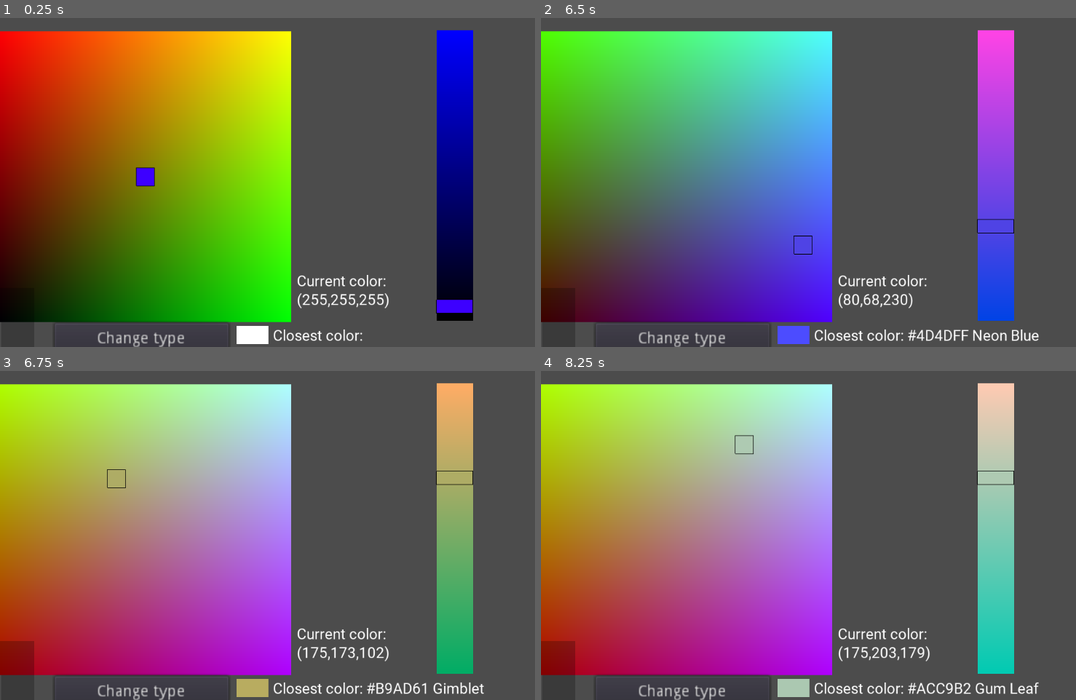
Above: before the commit, frames 1-4 (two rows, left to right).
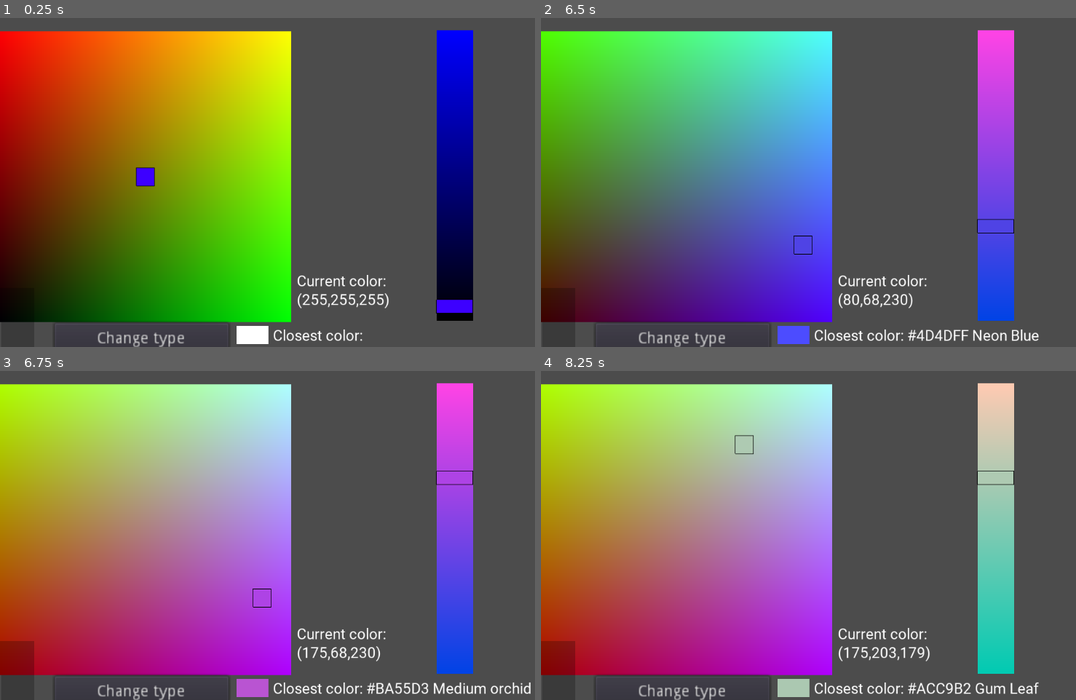
Above: after the commit, the same moments.

Repository: AntonBogun/Fancy-Color-Picker
Game: Godot game, scene res://Bruh.tscn
Same seed, same stepped clock (60 frames per second), same inputs: the game is played once before the commit and once after it. The engine's default icon, where the game draws it, is replaced by a stand-in: a white triangle on a blue panel in a dark square.
Inputs (mouse positions are in pixels of both pictures, inside the frame that each line leads up to):
- Up to frame 1 (0.25 s): no input
- Up to frame 2 (6.5 s): click "Change type" at 0.5 s; click "Change type" at 1.25 s; click "Change type" at 2 s; tap Enter at 2.75, 4.25, 5.75 s; move the mouse to (958, 159) at 2.77 s; press the mouse at (958, 159) at 2.78 s; tap Space at 3.5, 5 s; move the mouse to (717, 192) at 3.52 s; release the mouse at (717, 192) at 3.53 s; click (717, 192) at 3.6 s; move the mouse to (888, 100) at 4.27 s; press the mouse at (888, 100) at 4.28 s; move the mouse to (803, 245) at 5.02 s; release the mouse at (803, 245) at 5.03 s; click (803, 245) at 5.1 s; move the mouse to (1006, 228) at 5.77 s; press the mouse at (1006, 228) at 5.78 s
- Up to frame 3 (6.75 s): tap Space at 6.5 s; move the mouse to (117, 479) at 6.52 s; release the mouse at (117, 479) at 6.53 s; click (117, 479) at 6.6 s
- Up to frame 4 (8.25 s): move the mouse to (862, 528) at 7.27 s; press the mouse at (862, 528) at 7.28 s; move the mouse to (744, 443) at 8.02 s; release the mouse at (744, 443) at 8.03 s; click (744, 443) at 8.1 s

Frames 1-2 are identical in both runs. In frame 3, 7.1% of the frame differs, in the area x 20-100%, y 3-100%; in frame 4, nothing differs.

Commit message:
Old algorithm was too bad

Diff:
--- a/2dcolor.gd
+++ b/2dcolor.gd
@@ -65,7 +65,7 @@
 	var prevname=args[1]
 	#var type = args[2]
 	#colorarray = smh and search for change, then add and shit and yeah
-	var iff=colr.colorclosestsearch(pos.x,pos.y,_slider)==prevname
+	var iff=colr.ColorClosestSearch(pos.x,pos.y,_slider)==prevname
 	var inbox=ifinbox(Vector2(int(pos.x),int(pos.y)),Vector2(),Vector2(255,255))
 	#bruh
 	return inbox and iff
@@ -83,7 +83,7 @@
 var b = 10
 var interntype=0
 var slider=40
-
+var prevmouse=Vector2()
 
 
 func _process(_delta):
@@ -94,20 +94,24 @@
 	#get positions on slider - pointless
 	#var sliderpos1=vertconv($VSlider.rect_position+position,get_viewport_rect().size,1/get_node("..").zoom.x)
 	#var sliderpos2=vertconv($VSlider.rect_size*$VSlider.rect_scale+$VSlider.rect_position++position,get_viewport_rect().size,1/get_node("..").zoom.x)
-	var ok = ifinbox(get_viewport().get_mouse_position(),pos1,pos2)
+
+	#if mouse in box and mouse pos changed
+	var msif = ifinbox(get_viewport().get_mouse_position(),pos1,pos2) and prevmouse!=get_viewport().get_mouse_position()
 	#var ok2 = ifinbox(get_viewport().get_mouse_position(),sliderpos1,sliderpos2)
 
 	#provides shader with viewport info
 	material.set_shader_param("viewport",get_viewport_rect().size)
-	#if change in color
+	#if change in slider
 	var ok2 =(slider!=$VSlider.value)
+
 	slider =$VSlider.value
 	#and with slider info
 	material.set_shader_param("slider",slider)
 
 	#if change detected (run color find algorithm)
-	if((ok or ok2)&&Input.is_action_pressed("mouse_left") or interntype!=type):
+	if((msif or ok2)&&Input.is_action_pressed("mouse_left") or interntype!=type):
 		interntype=type
+		prevmouse=get_viewport().get_mouse_position()
 		#if change in slider - run slider to rgb conversion depending on type
 		if ok2:
 			if type==1:
@@ -116,9 +120,9 @@
 				g=slider
 			if type==0:
 				b=slider
-		elif(ok):
+		elif(msif):
 			#if mouse in box - run position to color conversion
-			mouseraw=(get_viewport().get_mouse_position()-pos1)*get_node("..").zoom.x
+			mouseraw=(prevmouse-pos1)*get_node("..").zoom.x
 			mousepos=Vector2(mouseraw.x,256-mouseraw.y)
 			r =mousepos.x*float(type==2)+mousepos.y*float(type==0)+slider*float(type==1);
 			g =mousepos.x*float(type==0)+mousepos.y*float(type==1)+slider*float(type==2);
@@ -136,17 +140,17 @@
 		$Colorpick.position=mouseraw-Vector2(128,128)
 		$Colorpick.color=Color(r/256,g/256,b/256,1)
 		$ColorLabel.text="Current color:\n("+str(r)+","+str(g)+","+str(b)+")"
-		$ClosestColorLabel.text="Closest color: "+colr.colorclosestsearch(r,g,b)
+		$ClosestColorLabel.text="Closest color: "+colr.ColorClosestSearch(r,g,b)
 		#give slider's shader info
-		var _col=colr.colorclosestsearch(r,g,b)
-		var col = colr.colhextopos(_col)
+		var _col=colr.ColorClosestSearch(r,g,b)
+		var col = colr.ColHexToPos(_col)
 		$ColorShow.color=Color(col[0]/255.0,col[1]/255.0,col[2]/255.0,1)
 		$VSlider/picksmol.color=Color(r/256,g/256,b/256,1)
 		$VSlider.material.set_shader_param("red",r)
 		$VSlider.material.set_shader_param("gre",g)
 		$VSlider.material.set_shader_param("blu",b)
 
-		if(i==0 && ok &&Input.is_action_pressed("mouse_left"))and false:
+		if(i==0 && msif &&Input.is_action_pressed("mouse_left"))and false:
 			$Polygon2D.test()
 
 
--- a/Bruh.tscn
+++ b/Bruh.tscn
@@ -124,9 +124,12 @@
 scale = Vector2( 1, -1 )
 color = Color( 0, 0, 0, 0.239216 )
 polygon = PoolVector2Array( -128, -128, 0, -128, 0, 0, 1, 0, 1, -128, 30, -128, 30, 30, 0, 30, -128, 30 )
-script = ExtResource( 8 )
 
 [node name="Sprite" type="Sprite" parent="Camera2D/HUE"]
 material = SubResource( 3 )
 position = Vector2( 1110.1, -17.2554 )
 texture = ExtResource( 9 )
+
+[node name="Popup" type="Popup" parent="."]
+margin_right = 40.0
+margin_bottom = 40.0
--- a/COLOR.gd
+++ b/COLOR.gd
@@ -642,7 +642,7 @@
 	return Color8(color[0],color[1],color[2])
 
 
-func colhextopos(hx):
+func ColHexToPos(hx):
 	#yeah if you used hextocolor with this and come here, well, The More You Know ☆
 	#(use with colorclosestsearch or smth)
 	#oh right, as for when to use - this is literally a Color() without the alpha, from hex
@@ -652,11 +652,36 @@
 	var pos = Vector3(HexToInt(hx[1]+hx[2]),HexToInt(hx[3]+hx[4]),HexToInt(hx[5]+hx[6]))
 	return pos
 
-func closestcolorsearch(r,g,b):
+func ClosestColorSearch(r,g,b):
 	#yes, that did happen
-	return colorclosestsearch(r,g,b)
-
-func colorclosestsearch(r,g,b):#0-255
+	return ColorClosestSearch(r,g,b)
+
+class sort:
+	static func sort_dist(a,b):
+		if a[1]<b[1]:
+			return true
+		return false
+
+#delete kills a zone inside, needed for when theres color voids
+func ColorSearchBoxMaker(center,color,size,delete):
+	var r=color[0]
+	var g=color[1]
+	var b=color[2]
+	var sectors=[]
+	for i1 in range(center.x-size,center.x+size):
+		if (0>i1 or i1>7):
+			continue
+		for i2 in range(center.y-size,center.y+size):
+			if (0>i2 or i2>7):
+				continue
+			for i3 in range(center.z-size,center.z+size):
+				var cvoid=!(i1>delete or i1<-delete) and !(i2>delete or i2<-delete) and !(i3>delete or i3<-delete)
+				if (0>i3 or i3>7)or cvoid:
+					continue
+				sectors.append([[i1,i2,i3],DistToBox(Vector3(r,g,b),Vector3(i1*32,i2*32,i3*32),Vector3(i1*32+31,i2*32+31,i3*32+31))])
+	return sectors
+
+func ColorClosestSearch(r,g,b):#0-255
 	#find closest color based on "chunks"
 	#doesnt use sqrt, i was smort even back then
 	var closestcol = ""
@@ -666,33 +691,64 @@
 
 	var pos = Vector3(r,g,b)
 	var closest = 7200
-	var sector = [floor(r/32),floor(g/32),floor(b/32)]
-	for col in color(sector[0],sector[1],sector[2]):
-		var dist = pos.distance_squared_to(colhextopos(col))
-		if closest>dist:
-			closest = dist
-			closestcol=col
-
-#	var matrix=[]
-#	for i1 in range (-1,1):
-#
-
-	if closest>pow(min(min(r%32,g%32),b%32),2):
-		for i1 in range(-1,1):
-			if (0>sector[0]+i1 or sector[0]+i1>7):
-				continue
-			for i2 in range(-1,1):
-				if (0>sector[1]+i2 or sector[1]+i2>7):
-					continue
-				for i3 in range(-1,1):
-					if (0>sector[2]+i3 or sector[2]+i3>7):
-						continue
-					if (i1==0 and i2==0 and i3==0):
-						continue
-					for col in color(sector[0]+i1,sector[1]+i2,sector[2]+i3):
-						var dist = pos.distance_squared_to(colhextopos(col))
-						if closest>dist:
-							closest = dist
-							closestcol=col
+	var center = Vector3(floor(r/32),floor(g/32),floor(b/32))
+	var sectors =ColorSearchBoxMaker(center,[r,g,b],1,-1)
+
+	sectors.sort_custom(sort,"sort_dist")
+	for sector in sectors:
+		if closest>sector[1]:
+			for color in color(sector[0][0],sector[0][1],sector[0][2]):
+				var dist = pos.distance_squared_to(ColHexToPos(color))
+				if closest>dist:
+					closest=dist
+					closestcol=color
+		else:
+			break
+	#not the prettiest, but if there's voids beyond 2 size, ill just let them be
+	if closestcol=="":
+		sectors=ColorSearchBoxMaker(center,[r,g,b],2,1)
+		for sector in sectors:
+			if closest>sector[1]:
+				for color in color(sector[0][0],sector[0][1],sector[0][2]):
+					var dist = pos.distance_squared_to(ColHexToPos(color))
+					if closest>dist:
+						closest=dist
+						closestcol=color
+			else:
+				break
+
 
 	return closestcol
+
+
+
+#pos = position
+#pos1/2=first/second box edges
+#first pos at 0,0; second at +,+
+#all vec3
+func DistToBox(pos,pos1,pos2):
+	var x = max(max(pos1.x-pos.x,pos.x-pos2.x),0)
+	var y = max(max(pos1.y-pos.y,pos.y-pos2.y),0)
+	var z = max(max(pos1.z-pos.z,pos.z-pos2.z),0)
+	return pow(x,2)+pow(y,2)+pow(z,2)
+
+#Vector2(int(round(cos(float(i-2)/4*PI))),int(round(sin(float(i-2)/4*PI))))
+#int(round(-atan2(k.x,k.y)/PI*4)+8-3)%8+1
+func Dir(dir,type=1):
+	if type==1:
+		return Vector2(int(round(cos(float(dir-2)/4*PI))),int(round(sin(float(dir-2)/4*PI))))
+	else:
+		return int(round(-atan2(dir.x,dir.y)/PI*4)+8-3)%8+1
+
+func StarCheck(pos,rule,args,maxrange=100.0):
+	var points=[]
+	for _i in 8:
+		var i =_i+1
+		var leng=maxrange
+		var curr=pos
+		while leng>1:
+			var off=ceil(leng/2)*Dir(i)
+			curr+=off*int(rule.call_func(off,args))
+			leng=ceil(leng/2)
+		points.append[curr]
+	return points
--- a/Influence.gd
+++ b/Influence.gd
@@ -268,7 +268,8 @@
 func mod(x,y):
 	#oooo thats a poggers % like the one you see in desmos
 	#not the bs one like you normally see where it can get negative (just generally not ideal)
-	return (x%y)*int(x>=0)+((x%y) + y)*int(x<0 and x%y!=0)
+	#(x%y)*int(x>=0)+((x%y) + y)*int(x<0 and x%y!=0) - earlier function, complete garbage
+	return (x+y)%y
 
 func pogger(pos,args):
 	#i uh... i have no idea honestly
--- a/testloldeletelater.gd
+++ b/testloldeletelater.gd
@@ -11,6 +11,23 @@
 	return influence.forinbox(pos,size,circle,args)
 # Called when the node enters the scene tree for the first time.
 func _ready():
+
+
+	#print(OS.get_ticks_usec()) #how to get time passed
+
+
+#	var start = OS.get_ticks_usec()
+#	for _i in 8:
+#		var i=(_i-2+8)%8+1
+#		var k = Vector2(int(round(cos(float(i-2)/4*PI))),int(round(sin(float(i-2)/4*PI))))
+#		print(int(round(-atan2(k.x,k.y)/PI*4)+8-3)%8+1)
+#	var bruh = OS.get_ticks_usec()-start
+#	print (bruh)
+#	start = OS.get_ticks_usec()
+#	for _i in 1000000:
+#		var k =int(_i==3)
+#	var end = OS.get_ticks_usec()
+#	print (end-start)
 	pass
 func ifinbox(pos, pos1, pos2):
 	return (pos2.x>=pos.x && pos.x>=pos1.x && pos2.y>=pos.y && pos.y>=pos1.y);
